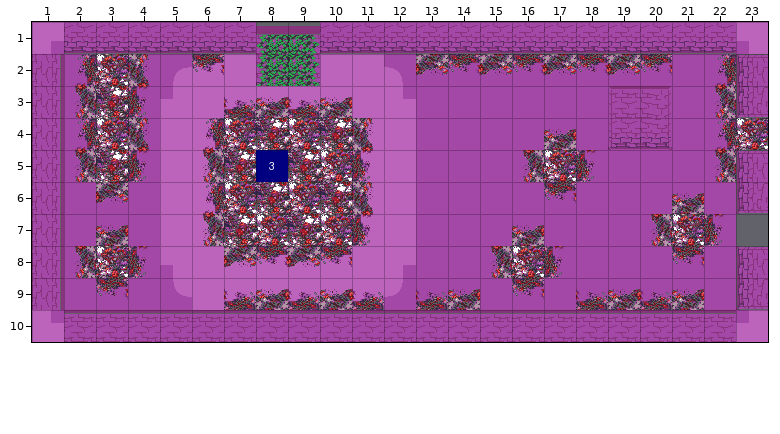
Two states of a Tiled map, bgs/maps/garbage_01.tmx. That is the earlier state.
Cells are 32x32 px. Shown: x 1..23, y 1..10.
New version:
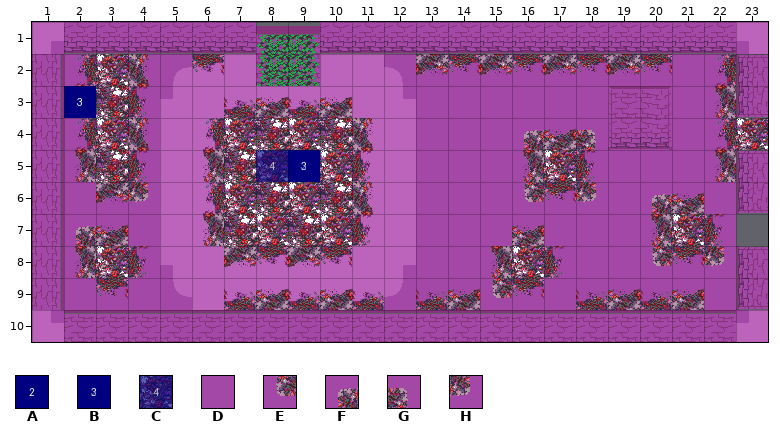
Key: from "blue-labels": A 1, B 2, C 3; from "garbage-cave01": D 0, E 47, F 48, G 49, H 50.
_ is an empty cell.
See-through tiles are keyed as they look on the map.
Edits made:
layer "characters" opacity 100% -> 64%
Layer "decor":
y 4: x 16 D -> F; x 18 D -> G
y 6: x 4 D -> H; x 16 D -> E; x 18 D -> H; x 20 D -> F
y 7: x 2 D -> F
y 8: x 20 D -> E; x 22 D -> H
y 9: x 15 D -> E
Layer "actions":
y 3: x 2 _ -> B
y 5: x 9 _ -> A
Layer "characters":
y 5: x 8..9 B_ -> CB
